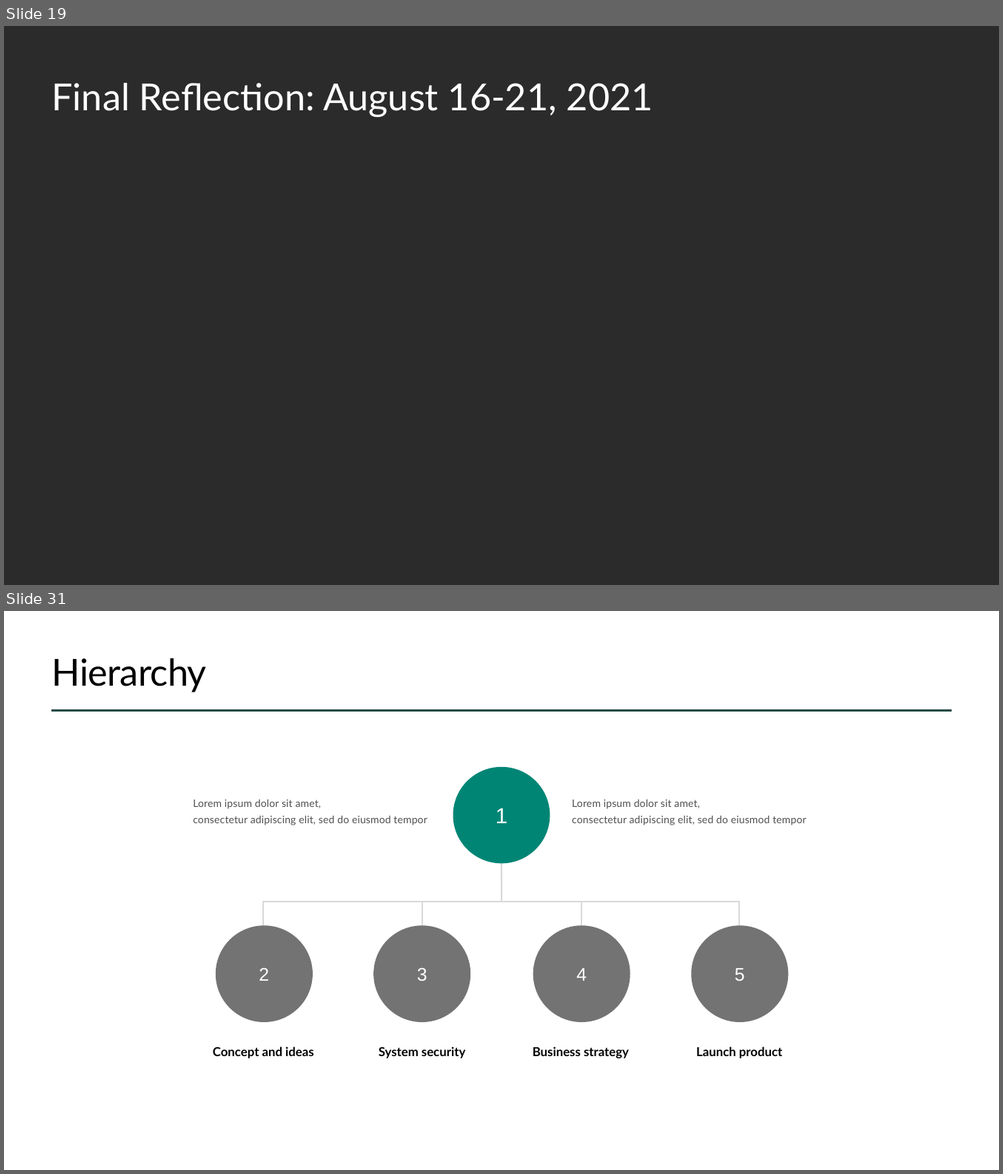
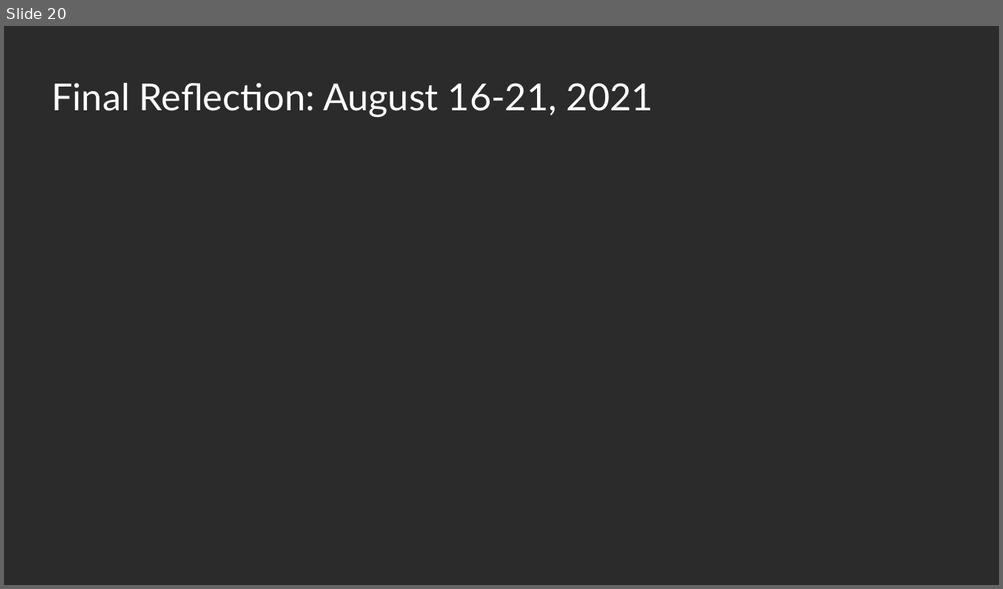
Before and after one commit to ewhinihan/dfw_mslibrary, a slide deck: DFW_MSLibraryArchives_WeeklyLearnings.pptx. Shown one above the other, each under a label of ours: slides 19 and 31 before the commit, slide 20 after it; the slides between them are not shown. The pictures are 1003x1174 and 1003x589 pixels, drawn with LibreOffice and Linux fonts; fonts in the diff are those of the drawing; background and template pictures are left out; a plain dark background stands for a picture behind light text. Boxes give left, top, right and bottom in pixels: in the first picture for what was removed or moved away, otherwise in the second. Text is boxed around its words. In the diff, an @@ line names an element or a change of style, - is before the commit and + after.

```diff
--- a/DFW_MSLibraryArchives_WeeklyLearnings.pptx
+++ b/DFW_MSLibraryArchives_WeeklyLearnings.pptx
@@ slide 31 removed at [4,611,999,1170], background #FFFFFF @@
@@ title removed at [52,658,207,692] @@
-Hierarchy
@@ line removed from (52, 710) to (951, 710) @@
@@ ellipse removed at [453,767,550,864] @@
-1
@@ text removed at [193,799,427,826] @@
-Lorem ipsum dolor sit amet,
-consectetur adipiscing elit, sed do eiusmod tempor
@@ text removed at [572,799,805,826] @@
-Lorem ipsum dolor sit amet,
-consectetur adipiscing elit, sed do eiusmod tempor
@@ group removed at [262,864,740,931]: 6 lines @@
@@ ellipse removed at [216,925,313,1023] @@
-2
@@ ellipse removed at [373,925,470,1023] @@
-3
@@ ellipse removed at [533,925,630,1023] @@
-4
@@ ellipse removed at [691,925,788,1023] @@
-5
@@ text removed at [213,1047,314,1059] @@
-Concept and ideas
@@ text removed at [378,1047,465,1059] @@
-System security
@@ text removed at [532,1047,629,1059] @@
-Business strategy
@@ text removed at [696,1047,782,1059] @@
-Launch product
@@ what was slide 19 is now slide 20 @@
```
Also in this commit, not shown: 4 slides added, 18 other slides removed.
